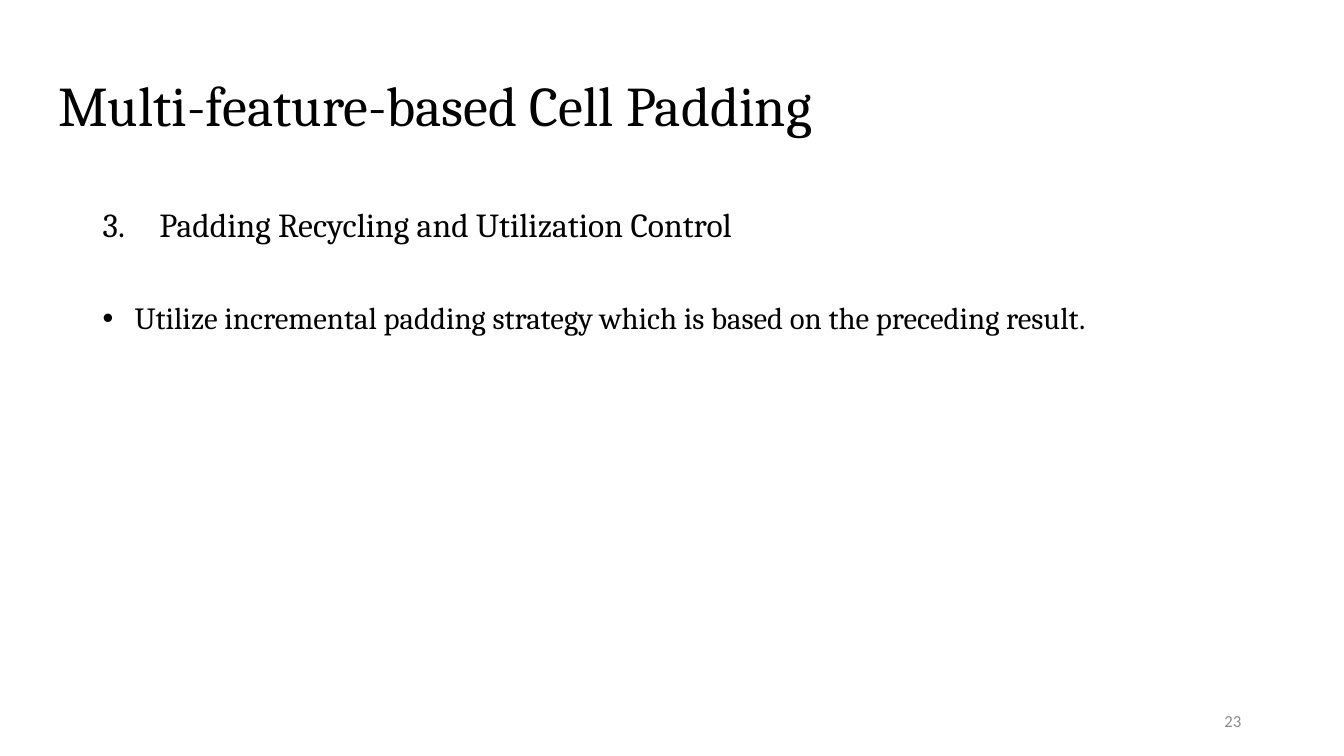
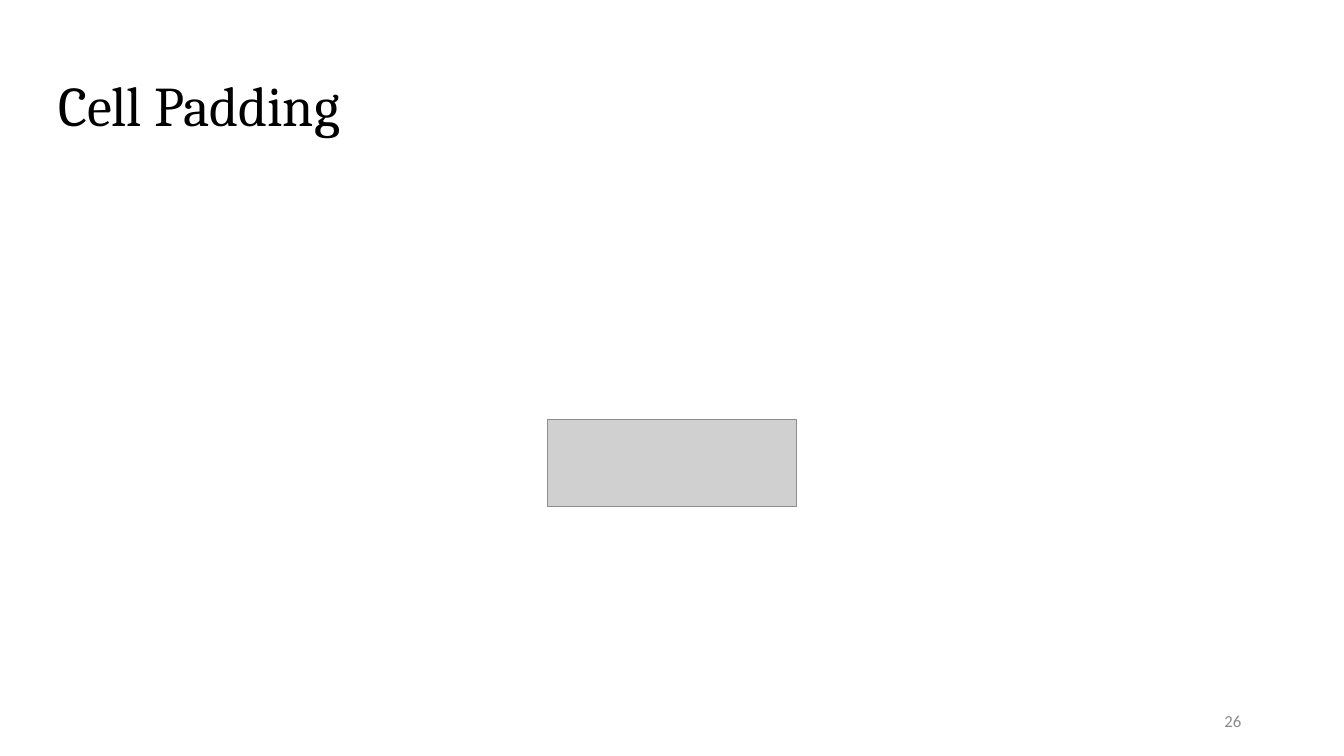
Before and after one commit to Pacific-Feng-Studuies/Studied-Papers, a slide deck: slide 27 of GM/Placement/PUFFER A Routability-Driven Placement Framework via Cell Padding/PUFFER A Routability-Driven Placement Framework via Cell Padding.pptx (slide 24 before the commit). Drawn at 1344x756 pixels with LibreOffice and Linux fonts; fonts in the diff are those of the drawing; grey boxes stand for pictures. Boxes give left, top, right and bottom in pixels: in the first picture for what was removed or moved away, otherwise in the second. Text is boxed around its words. In the diff, an @@ line names an element or a change of style, - is before the commit and + after.

```diff
--- a/GM/Placement/PUFFER A Routability-Driven Placement Framework via Cell Padding/PUFFER A Routability-Driven Placement Framework via Cell Padding.pptx
+++ b/GM/Placement/PUFFER A Routability-Driven Placement Framework via Cell Padding/PUFFER A Routability-Driven Placement Framework via Cell Padding.pptx
@@ title at (58, 87, 340, 139): text changed @@
-Multi-feature-based Cell Padding
+Cell Padding
@@ text removed at (135, 213, 1085, 336) @@
-3. Padding Recycling and Utilization Control
-• Utilize incremental padding strategy which is based on the preceding result.
@@ picture added at (548, 419, 797, 506) @@
@@ page number at (1224, 716, 1241, 727): text changed @@
-23
+26
```
Also in this commit, not shown: 7 other slides changed, 3 slides added, 2 other files.
